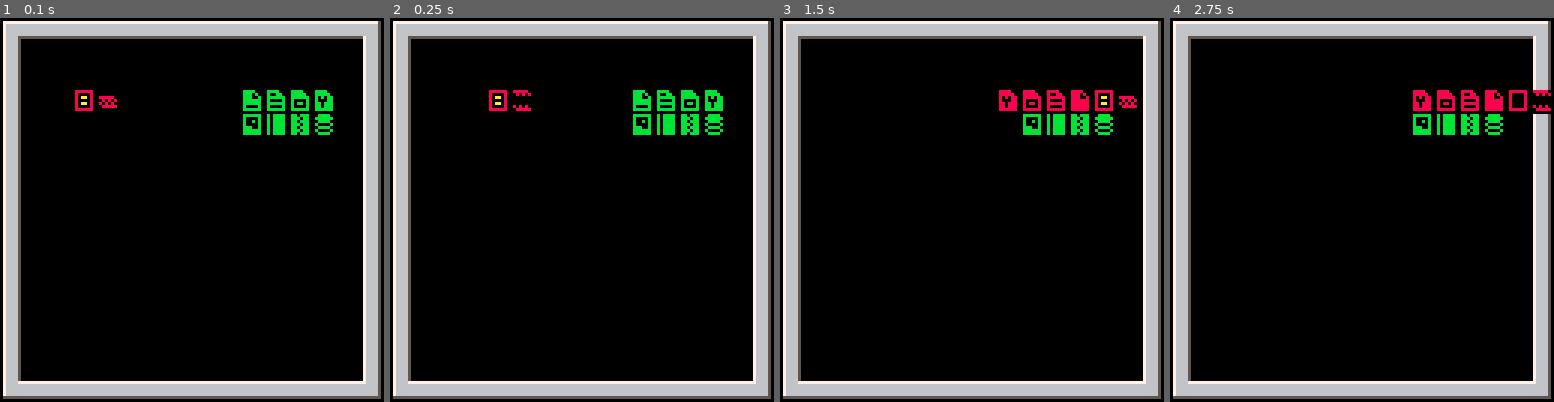
Above: before the commit, frames 1-4 (left to right).
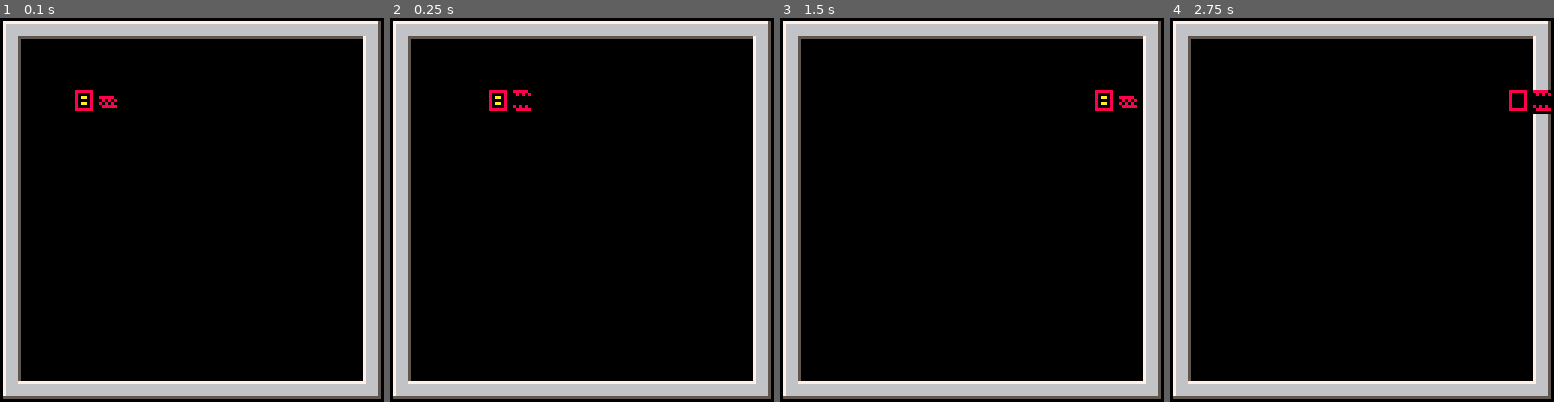
Above: after the commit, the same moments.

Repository: alxgnon/pico-8
Game: PICO-8 cartridge worm.p8
Two runs of this game, one before a commit and one after it. Both use one fixed random seed, a clock stepped at 60 frames per second and the inputs below.
Inputs:
- Up to frame 1 (0.1 s): no input
- Up to frame 2 (0.25 s): no input
- Up to frame 3 (1.5 s): tap X (X key) at 0.33, 1.07 s; tap O (Z key) at 0.7 s
- Up to frame 4 (2.75 s): hold Right 1.6-2.1 s; tap O (Z key) at 1.7, 2.1, 2.5 s; tap X (X key) at 1.85 s; hold Up 2.15-2.42 s; hold Right from 2.47 s (still down)

The runs differ from the first frame. In frame 1, 1.5% of the frame differs, in the area x 63-87%, y 18-31%; in frame 2, 1.5%; in frame 3, 1.5%, in the area x 57-87%, y 18-31%; in frame 4, 1.5%.

Commit message:
small map

Diff:
--- a/worm.p8
+++ b/worm.p8
@@ -184,140 +184,27 @@
 
 
 
-…(97 lines of a section not shown)…
 __gff__
 0004040404040404000000000000000004040404040404040000000000000000080808080808080800000000000000000101010101010101010101010000000000000000000000000000000000000000000000000000000000000000000000000000000000000000000000000000000000000000000000000000000000000000
 0000000000000000000000000000000000000000000000000000000000000000000000000000000000000000000000000000000000000000000000000000000000000000000000000000000000000000000000000000000000000000000000000000000000000000000000000000000000000000000000000000000000000000
 __map__
-0210101010101010101010101010100310101010101010101010101010101010101010101010101010101010101010101010101010101010101010101010101010101010101010101010101010101010101010101010101010101010101010101010101010101010101010101010101010101010101010101010101010101003
-0100000000000000000000000000000100000000000000000000000000000000000000000000000000000000000000000000000000000000000000000000000000000000000000000000000000000000000000000000000000000000000000000000000000000000000000000000000000000000000000000000000000000001
-0100000000000000000000000000000100000000000000000000000000000000000000000000000000000000000000000000000000000000000000000000000000000000000000000000000000000000000000000000000000000000000000000000000000000000000000000000000000000000000000000000000000000001
-0100383a00000000000020212223000100000000000000000000000000000000000000000000000000000000000000000000000000000000000000000000000000000000000000000000000000000000000000000000000000000000000000000000000000000000000000000000000000000000000000000000000000000001
-0100000000000000000024252627000100000000000000000000000000000000000000000000000000000000000000000000000000000000000000000000000000000000000000000000000000000000000000000000000000000000000000000000000000000000000000000000000000000000000000000000000000000001
-0100000000000000000000000000000100000000000000000000000000000000000000000000000000000000000000000000000000000000000000000000000000000000000000000000000000000000000000000000000000000000000000000000000000000000000000000000000000000000000000000000000000000001
-0100000000000000000000000000000100000000000000000000000000000000000000000000000000000000000000000000000000000000000000000000000000000000000000000000000000000000000000000000000000000000000000000000000000000000000000000000000000000000000000000000000000000001
-0100000000000000000000000000000100000000000000000000000000000000000000000000000000000000000000000000000000000000000000000000000000000000000000000000000000000000000000000000000000000000000000000000000000000000000000000000000000000000000000000000000000000001
-0100000000000000000000000000000100000000000000000000000000000000000000000000000000000000000000000000000000000000000000000000000000000000000000000000000000000000000000000000000000000000000000000000000000000000000000000000000000000000000000000000000000000001
-0100000000000000000000000000000100000000000000000000000000000000000000000000000000000000000000000000000000000000000000000000000000000000000000000000000000000000000000000000000000000000000000000000000000000000000000000000000000000000000000000000000000000001
-0100000000000000000000000000000100000000000000000000000000000000000000000000000000000000000000000000000000000000000000000000000000000000000000000000000000000000000000000000000000000000000000000000000000000000000000000000000000000000000000000000000000000001
-0100000000000000000000000000000100000000000000000000000000000000000000000000000000000000000000000000000000000000000000000000000000000000000000000000000000000000000000000000000000000000000000000000000000000000000000000000000000000000000000000000000000000001
-0100000000000000000000000000000100000000000000000000000000000000000000000000000000000000000000000000000000000000000000000000000000000000000000000000000000000000000000000000000000000000000000000000000000000000000000000000000000000000000000000000000000000001
-0100000000000000000000000000000100000000000000000000000000000000000000000000000000000000000000000000000000000000000000000000000000000000000000000000000000000000000000000000000000000000000000000000000000000000000000000000000000000000000000000000000000000001
-0100000000000000000000000000000100000000000000000000000000000000000000000000000000000000000000000000000000000000000000000000000000000000000000000000000000000000000000000000000000000000000000000000000000000000000000000000000000000000000000000000000000000001
-1210101010101010101010101010101300000000000000000000000000000000000000000000000000000000000000000000000000000000000000000000000000000000000000000000000000000000000000000000000000000000000000000000000000000000000000000000000000000000000000000000000000000001
-0100000000000000000000000000000000000000000000000000000000000000000000000000000000000000000000000000000000000000000000000000000000000000000000000000000000000000000000000000000000000000000000000000000000000000000000000000000000000000000000000000000000000001
-0100000000000000000000000000000000000000000000000000000000000000000000000000000000000000000000000000000000000000000000000000000000000000000000000000000000000000000000000000000000000000000000000000000000000000000000000000000000000000000000000000000000000001
-0100000000000000000000000000000000000000000000000000000000000000000000000000000000000000000000000000000000000000000000000000000000000000000000000000000000000000000000000000000000000000000000000000000000000000000000000000000000000000000000000000000000000001
-0100000000000000000000000000000000000000000000000000000000000000000000000000000000000000000000000000000000000000000000000000000000000000000000000000000000000000000000000000000000000000000000000000000000000000000000000000000000000000000000000000000000000001
-0100000000000000000000000000000000000000000000000000000000000000000000000000000000000000000000000000000000000000000000000000000000000000000000000000000000000000000000000000000000000000000000000000000000000000000000000000000000000000000000000000000000000001
-0100000000000000000000000000000000000000000000000000000000000000000000000000000000000000000000000000000000000000000000000000000000000000000000000000000000000000000000000000000000000000000000000000000000000000000000000000000000000000000000000000000000000001
-0100000000000000000000000000000000000000000000000000000000000000000000000000000000000000000000000000000000000000000000000000000000000000000000000000000000000000000000000000000000000000000000000000000000000000000000000000000000000000000000000000000000000001
-0100000000000000000000000000000000000000000000000000000000000000000000000000000000000000000000000000000000000000000000000000000000000000000000000000000000000000000000000000000000000000000000000000000000000000000000000000000000000000000000000000000000000001
-0100000000000000000000000000000000000000000000000000000000000000000000000000000000000000000000000000000000000000000000000000000000000000000000000000000000000000000000000000000000000000000000000000000000000000000000000000000000000000000000000000000000000001
-0100000000000000000000000000000000000000000000000000000000000000000000000000000000000000000000000000000000000000000000000000000000000000000000000000000000000000000000000000000000000000000000000000000000000000000000000000000000000000000000000000000000000001
-0100000000000000000000000000000000000000000000000000000000000000000000000000000000000000000000000000000000000000000000000000000000000000000000000000000000000000000000000000000000000000000000000000000000000000000000000000000000000000000000000000000000000001
-0100000000000000000000000000000000000000000000000000000000000000000000000000000000000000000000000000000000000000000000000000000000000000000000000000000000000000000000000000000000000000000000000000000000000000000000000000000000000000000000000000000000000001
-0100000000000000000000000000000000000000000000000000000000000000000000000000000000000000000000000000000000000000000000000000000000000000000000000000000000000000000000000000000000000000000000000000000000000000000000000000000000000000000000000000000000000001
-0100000000000000000000000000000000000000000000000000000000000000000000000000000000000000000000000000000000000000000000000000000000000000000000000000000000000000000000000000000000000000000000000000000000000000000000000000000000000000000000000000000000000001
-0100000000000000000000000000000000000000000000000000000000000000000000000000000000000000000000000000000000000000000000000000000000000000000000000000000000000000000000000000000000000000000000000000000000000000000000000000000000000000000000000000000000000001
-0100000000000000000000000000000000000000000000000000000000000000000000000000000000000000000000000000000000000000000000000000000000000000000000000000000000000000000000000000000000000000000000000000000000000000000000000000000000000000000000000000000000000001
-…(4 lines of a section not shown)…
+0210101010101010101010101010100300000000000000000000000000000000000000000000000000000000000000000000000000000000000000000000000000000000000000000000000000000000000000000000000000000000000000000000000000000000000000000000000000000000000000000000000000000000
+0100000000000000000000000000000100000000000000000000000000000000000000000000000000000000000000000000000000000000000000000000000000000000000000000000000000000000000000000000000000000000000000000000000000000000000000000000000000000000000000000000000000000000
+0100000000000000000000000000000100000000000000000000000000000000000000000000000000000000000000000000000000000000000000000000000000000000000000000000000000000000000000000000000000000000000000000000000000000000000000000000000000000000000000000000000000000000
+0100383a00000000000000000000000100000000000000000000000000000000000000000000000000000000000000000000000000000000000000000000000000000000000000000000000000000000000000000000000000000000000000000000000000000000000000000000000000000000000000000000000000000000
+0100000000000000000000000000000100000000000000000000000000000000000000000000000000000000000000000000000000000000000000000000000000000000000000000000000000000000000000000000000000000000000000000000000000000000000000000000000000000000000000000000000000000000
+0100000000000000000000000000000100000000000000000000000000000000000000000000000000000000000000000000000000000000000000000000000000000000000000000000000000000000000000000000000000000000000000000000000000000000000000000000000000000000000000000000000000000000
+0100000000000000000000000000000100000000000000000000000000000000000000000000000000000000000000000000000000000000000000000000000000000000000000000000000000000000000000000000000000000000000000000000000000000000000000000000000000000000000000000000000000000000
+0100000000000000000000000000000100000000000000000000000000000000000000000000000000000000000000000000000000000000000000000000000000000000000000000000000000000000000000000000000000000000000000000000000000000000000000000000000000000000000000000000000000000000
+0100000000000000000000000000000100000000000000000000000000000000000000000000000000000000000000000000000000000000000000000000000000000000000000000000000000000000000000000000000000000000000000000000000000000000000000000000000000000000000000000000000000000000
+0100000000000000000000000000000100000000000000000000000000000000000000000000000000000000000000000000000000000000000000000000000000000000000000000000000000000000000000000000000000000000000000000000000000000000000000000000000000000000000000000000000000000000
+0100000000000000000000000000000100000000000000000000000000000000000000000000000000000000000000000000000000000000000000000000000000000000000000000000000000000000000000000000000000000000000000000000000000000000000000000000000000000000000000000000000000000000
+0100000000000000000000000000000100000000000000000000000000000000000000000000000000000000000000000000000000000000000000000000000000000000000000000000000000000000000000000000000000000000000000000000000000000000000000000000000000000000000000000000000000000000
+0100000000000000000000000000000100000000000000000000000000000000000000000000000000000000000000000000000000000000000000000000000000000000000000000000000000000000000000000000000000000000000000000000000000000000000000000000000000000000000000000000000000000000
+0100000000000000000000000000000100000000000000000000000000000000000000000000000000000000000000000000000000000000000000000000000000000000000000000000000000000000000000000000000000000000000000000000000000000000000000000000000000000000000000000000000000000000
+0100000000000000000000000000000100000000000000000000000000000000000000000000000000000000000000000000000000000000000000000000000000000000000000000000000000000000000000000000000000000000000000000000000000000000000000000000000000000000000000000000000000000000
+1210101010101010101010101010101300000000000000000000000000000000000000000000000000000000000000000000000000000000000000000000000000000000000000000000000000000000000000000000000000000000000000000000000000000000000000000000000000000000000000000000000000000000
+…(4 lines of a section not shown)…
Not shown, changed: 97 lines of the sprite sheet (__gfx__) section of worm.p8
